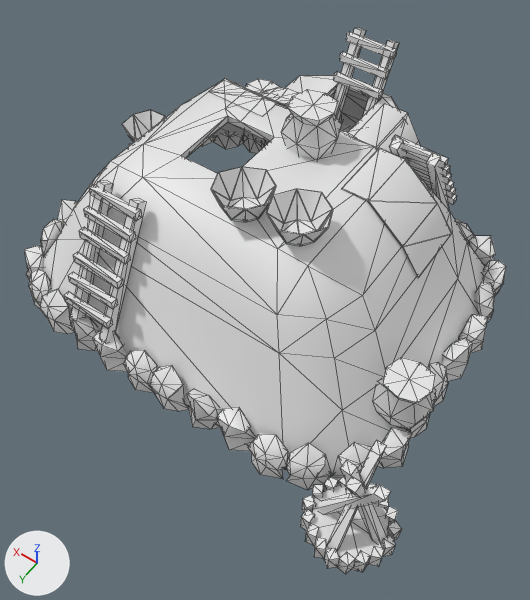
What one commit did to the COLLADA model art/meshes/structural/hisatsinom/farmstead.dae.
The view is the same before and after, from a 50 mm lens placed at (-6.92, 10.65, 14.98), pointed at (-0.54, 1.71, 0.94). Arrows for +X, +Y and +Z are at lower left; the lights stay in place. The picture after the commit comes second. Mesh edges are drawn as thin lines.

Before the edit, the objects in view are built like this:
```python
me_hisat_farmstead = bpy.data.meshes.new('Hisat Farmstead')
me_hisat_farmstead.from_pydata(...)  # 1553 vertices, 2534 faces; spans x -6.03..6.39, y -6.01..5.96, z -0.23..4.97
ob_hisat_farmstead = bpy.data.objects.new('hisat_farmstead', me_hisat_farmstead)
ob_hisat_farmstead.location = (0.0, 0.0, 0.0)
```
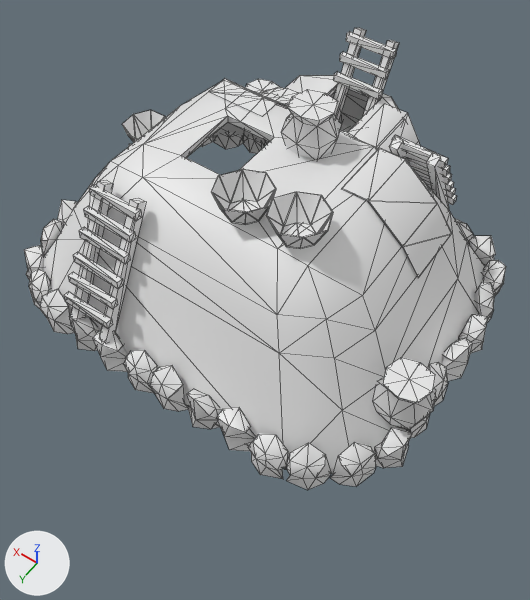
What differs and where, as boxes (x1, y1, x2, y2) in the pictures (530 x 600 px; the box of a moved part takes in the faces that stretch with it):
'hisat_farmstead', reshaped (15% shorter)
    before: (24, 28, 506, 574)
    after: (24, 28, 506, 490)
part 1 of me_hisat_farmstead, moved or reshaped
    before: (266, 189, 333, 246)
    after: (266, 192, 333, 249)
part 2 of me_hisat_farmstead, moved or reshaped
    before: (211, 167, 276, 222)
    after: (211, 170, 276, 225)
part 3 of me_hisat_farmstead, deleted
    before: (300, 440, 401, 574)

The edits, one by one:
me_hisat_farmstead is used by ob_hisat_farmstead; location (0.0, 0.0, 0.0).
me_hisat_farmstead had 1553 vertices, 2534 faces and spanned x -6.03..6.39, y -6.01..5.96, z -0.23..4.97.
me_hisat_farmstead now has 1368 vertices, 2252 faces and spans x -5.33..6.39, y -6.01..5.05, z -0.17..4.97.
me_hisat_farmstead part 1: the loose piece of 32 vertices spanning x -2.17..-0.77, y 1.13..2.53, z 3.98..4.61 is moved by (0.0, 0.0, -0.08).
me_hisat_farmstead part 2: the loose piece of 32 vertices spanning x -0.87..0.53, y 1.24..2.64, z 3.98..4.61 is moved by (0.0, 0.0, -0.08).
me_hisat_farmstead part 3: 22 loose pieces with 185 vertices, spanning x -6.03..-4.0, y 4.04..5.96, z -0.23..3.02, are deleted.
